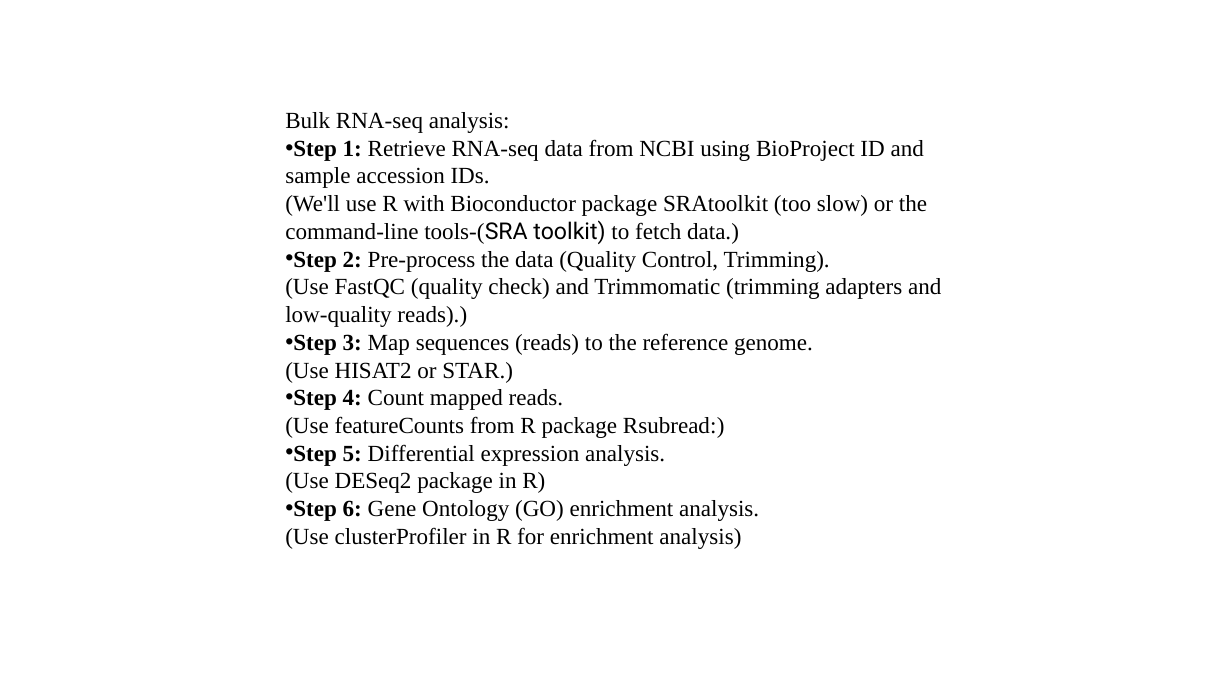
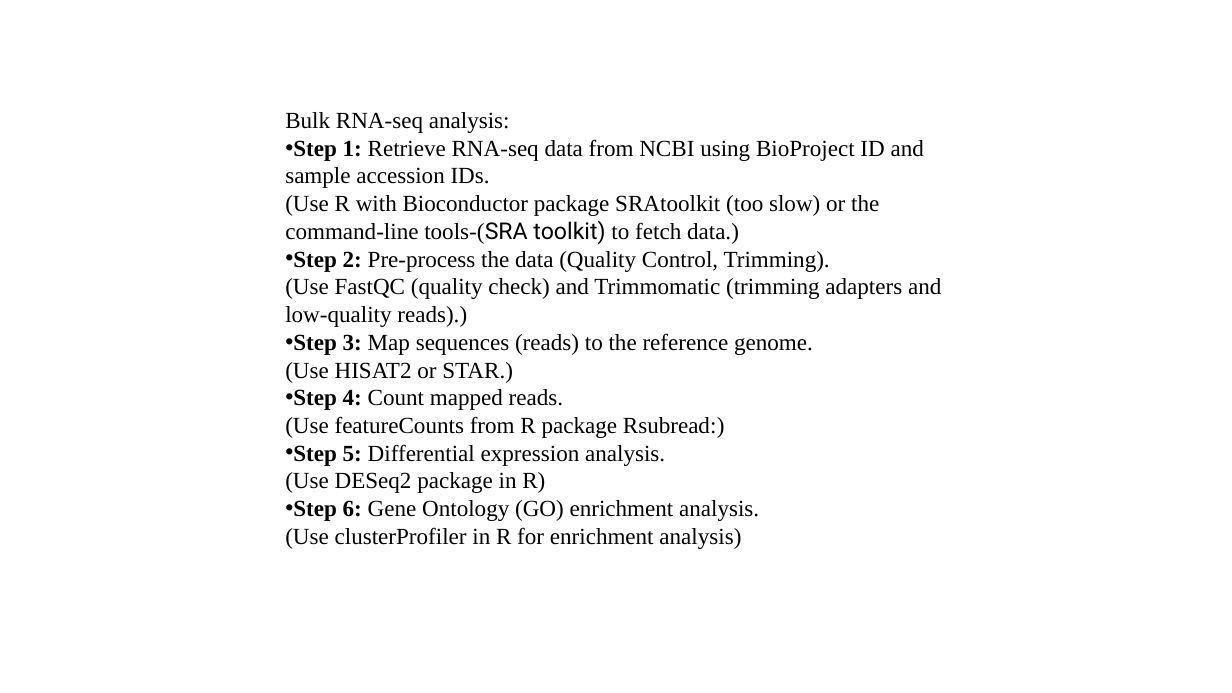
Before and after one commit to Samuel700712/Summary, a slide deck: slide 2 of outline_test_run.pptx. Drawn at 1232x693 pixels with LibreOffice and Linux fonts; fonts in the diff are those of the drawing. Boxes give left, top, right and bottom in pixels: in the first picture for what was removed or moved away, otherwise in the second. Text is boxed around its words. In the diff, an @@ line names an element or a change of style, - is before the commit and + after.

Commit message:
Add files via upload
tasks' steps summary

```diff
--- a/outline_test_run.pptx
+++ b/outline_test_run.pptx
@@ text at box(285, 195, 879, 244): text changed @@
-(We'll use R with Bioconductor package SRAtoolkit (too slow) or the command-line tools-(SRA toolkit) to fetch data.)
+(Use R with Bioconductor package SRAtoolkit (too slow) or the command-line tools-(SRA toolkit) to fetch data.)
```
